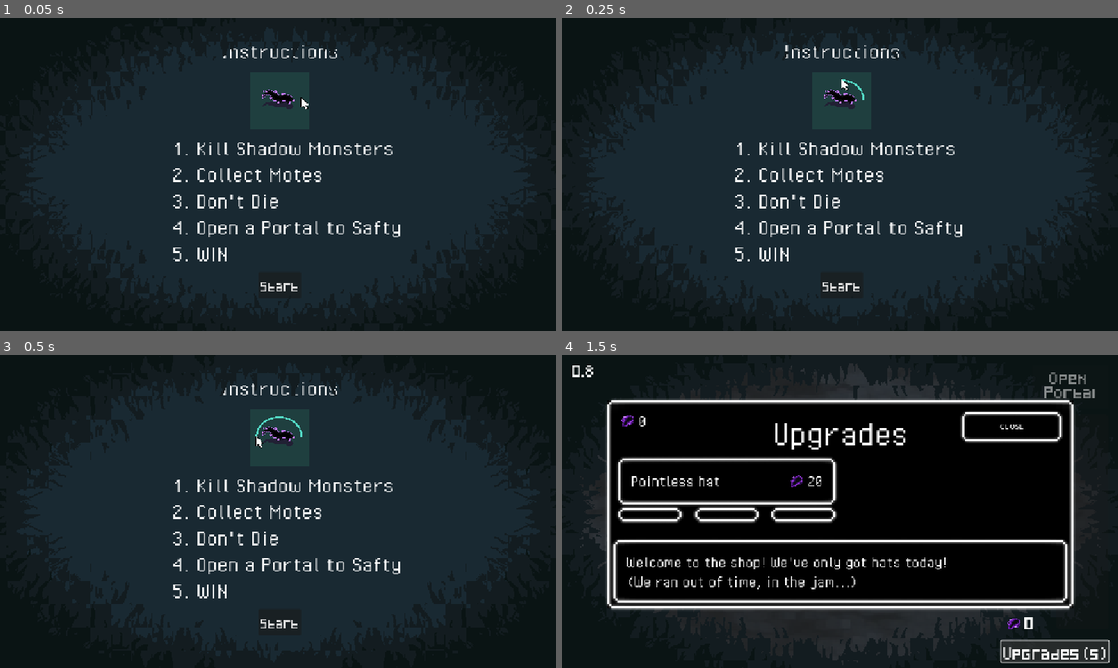
Above: before the commit, frames 1-4 (two rows, left to right).
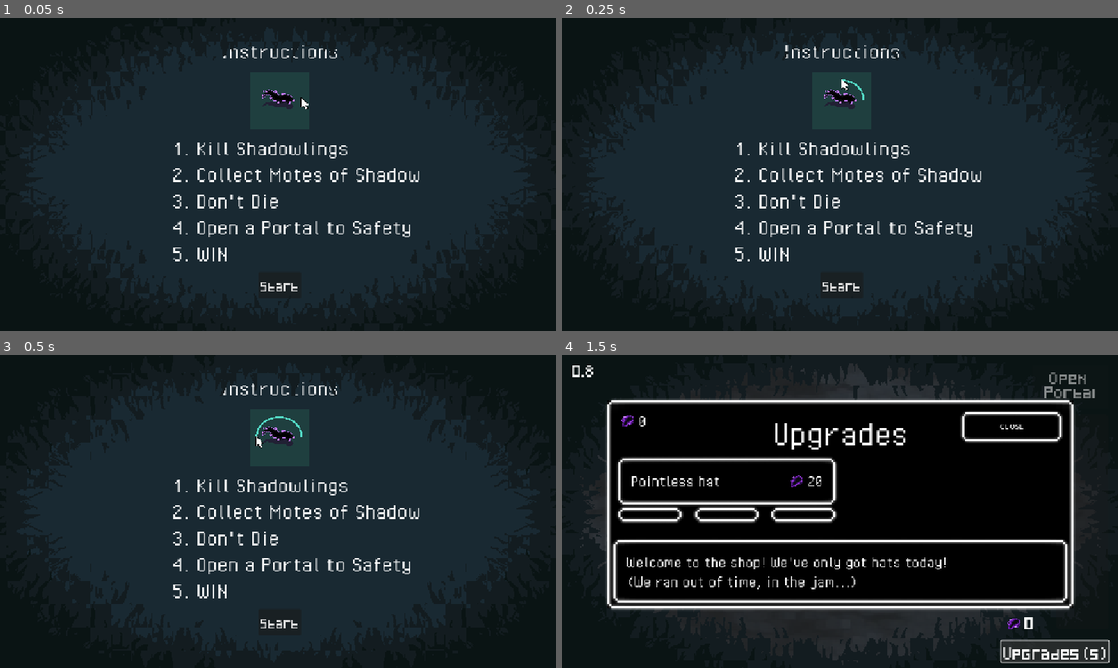
Above: after the commit, the same moments.

Repository: alifeee/loop
Game: Godot game, scene res://scenes/main.tscn
Same seed, same stepped clock (60 frames per second), same inputs: the game is played once before the commit and once after it. The engine's default icon, where the game draws it, is replaced by a stand-in: a white triangle on a blue panel in a dark square.
Inputs:
- Up to frame 1 (0.05 s): no input
- Up to frame 2 (0.25 s): no input
- Up to frame 3 (0.5 s): no input
- Up to frame 4 (1.5 s): click "Start" at 0.5 s; click "Upgrades (s)" at 1.25 s

The runs differ from the first frame. In frame 1, 0.7% of the frame differs, in the area x 54-76%, y 39-70%; in frame 2, 0.7%; in frame 3, 0.7%; in frame 4, nothing differs.

Commit message:
Start Text Lore Pass/Proofreading

Diff:
--- a/scenes/start.tscn
+++ b/scenes/start.tscn
@@ -161,10 +161,10 @@
 offset_right = 831.0
 offset_bottom = 510.0
 theme = SubResource("Theme_8itgj")
-text = "1. Kill Shadow Monsters
-2. Collect Motes
+text = "1. Kill Shadowlings
+2. Collect Motes of Shadow
 3. Don't Die
-4. Open a Portal to Safty
+4. Open a Portal to Safety
 5. WIN"
 
 [node name="Button" type="Button" parent="."]
